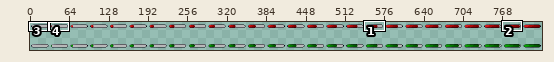
Two versions of one sprite sheet, Assets/Sprites/progress bar 32bit.png. The picture above shows the old version from afar; the outline marks the close-up.
Close-up. Earlier state:
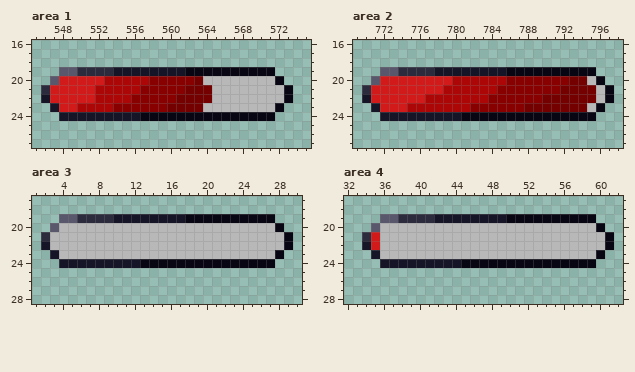
The file is 832x64 pixels. Colours within 5 levels of each other are drawn and written as one. Shown: area 1: x 545..575, y 16..27; area 2: x 769..798, y 16..27; area 3: x 1..30, y 17..28; area 4: x 32..62, y 17..28. The wide view leaves out empty margins. The commit also changed other parts of the picture, which this record leaves out.
Once edited:
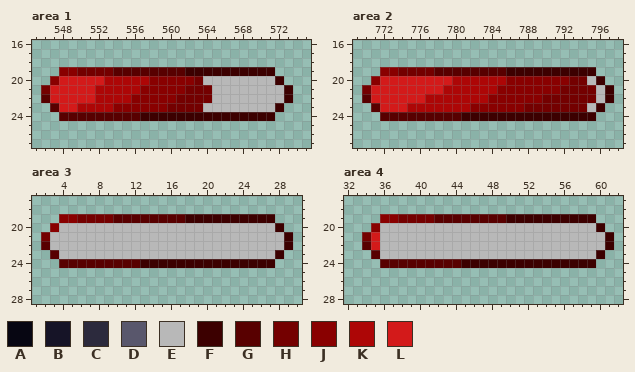
Palette (. is transparent): A #070612  B #161427  C #2c2a3d  D #59576c  E #b8b8b8  F #3c0000  G #580000  H #740000  J #890000  K #ad0606  L #d31a1a
Changes in this commit:
--- area 1
@@ x 545..575 @@
 18 ...............................
-19 ...DDCCCCBBBBBBBBAAAAAAAAAA....
-20 ..DLLLLLKKKKKJJJJJHEEEEEEEEA...
-21 .CLLLLLKKKKKJJJJJHHHEEEEEEEEA..
-22 .BLLLLLKKKKJJJJJHHHHEEEEEEEEA..
-23 ..BLLKKKKJJJJJJHHHHEEEEEEEEA...
-24 ...BBBBBBBBBAAAAAAAAAAAAAAA....
+19 ...JJHHHHGGGGGGGGFFFFFFFFFF....
+20 ..JLLLLLKKKKKJJJJJHEEEEEEEEF...
+21 .HLLLLLKKKKKJJJJJHHHEEEEEEEEF..
+22 .GLLLLLKKKKJJJJJHHHHEEEEEEEEF..
+23 ..GLLKKKKJJJJJJHHHHEEEEEEEEF...
+24 ...GGGGGGGGGFFFFFFFFFFFFFFF....
 25 ...............................
--- area 2
@@ x 769..798 @@
 18 ..............................
-19 ...DDCCCCBBBBBBBBAAAAAAAAAA...
-20 ..DLLLLLLLLKKKKKKJJJJJJJHHEA..
-21 .CLLLLLLLLKKKKKKJJJJJJJHHHHEA.
-22 .BLLLLLLKKKKKKKJJJJJJHHHHHHEA.
-23 ..BLLLKKKKKKKJJJJJJHHHHHHHEA..
-24 ...BBBBBBBBBAAAAAAAAAAAAAAA...
+19 ...JJHHHHGGGGGGGGFFFFFFFFFF...
+20 ..JLLLLLLLLKKKKKKJJJJJJJHHEF..
+21 .HLLLLLLLLKKKKKKJJJJJJJHHHHEF.
+22 .GLLLLLLKKKKKKKJJJJJJHHHHHHEF.
+23 ..GLLLKKKKKKKJJJJJJHHHHHHHEF..
+24 ...GGGGGGGGGFFFFFFFFFFFFFFF...
 25 ..............................
--- area 3
@@ x 1..30 @@
 18 ..............................
-19 ...DDCCCCBBBBBBBBAAAAAAAAAA...
-20 ..DEEEEEEEEEEEEEEEEEEEEEEEEA..
-21 .CEEEEEEEEEEEEEEEEEEEEEEEEEEA.
-22 .BEEEEEEEEEEEEEEEEEEEEEEEEEEA.
-23 ..BEEEEEEEEEEEEEEEEEEEEEEEEA..
-24 ...BBBBBBBBBAAAAAAAAAAAAAAA...
+19 ...JJHHHHGGGGGGGGFFFFFFFFFF...
+20 ..JEEEEEEEEEEEEEEEEEEEEEEEEF..
+21 .HEEEEEEEEEEEEEEEEEEEEEEEEEEF.
+22 .GEEEEEEEEEEEEEEEEEEEEEEEEEEF.
+23 ..GEEEEEEEEEEEEEEEEEEEEEEEEF..
+24 ...GGGGGGGGGFFFFFFFFFFFFFFF...
 25 ..............................
--- area 4
@@ x 32..62 @@
 18 ...............................
-19 ....DDCCCCBBBBBBBBAAAAAAAAAA...
-20 ...DEEEEEEEEEEEEEEEEEEEEEEEEA..
-21 ..CLEEEEEEEEEEEEEEEEEEEEEEEEEA.
-22 ..BLEEEEEEEEEEEEEEEEEEEEEEEEEA.
-23 ...BEEEEEEEEEEEEEEEEEEEEEEEEA..
-24 ....BBBBBBBBBAAAAAAAAAAAAAAA...
+19 ....JJHHHHGGGGGGGGFFFFFFFFFF...
+20 ...JEEEEEEEEEEEEEEEEEEEEEEEEF..
+21 ..HLEEEEEEEEEEEEEEEEEEEEEEEEEF.
+22 ..GLEEEEEEEEEEEEEEEEEEEEEEEEEF.
+23 ...GEEEEEEEEEEEEEEEEEEEEEEEEF..
+24 ....GGGGGGGGGFFFFFFFFFFFFFFF...
 25 ...............................
Pixel boxes of the changes (left, top, right, bottom) in both close-ups:
changed: (41, 67, 293, 121)
changed: (362, 67, 614, 121)
changed: (41, 214, 293, 268)
changed: (362, 214, 614, 268)
